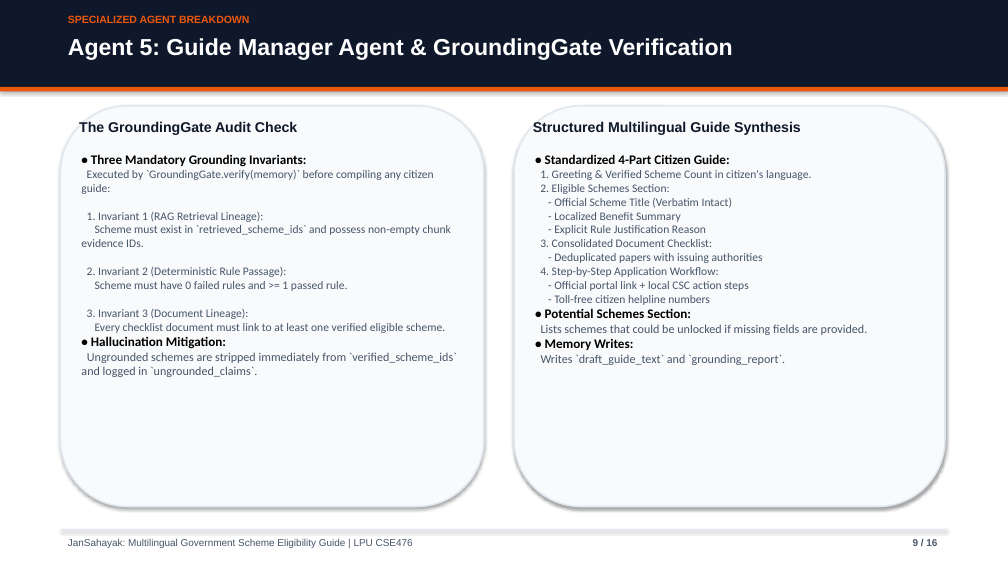
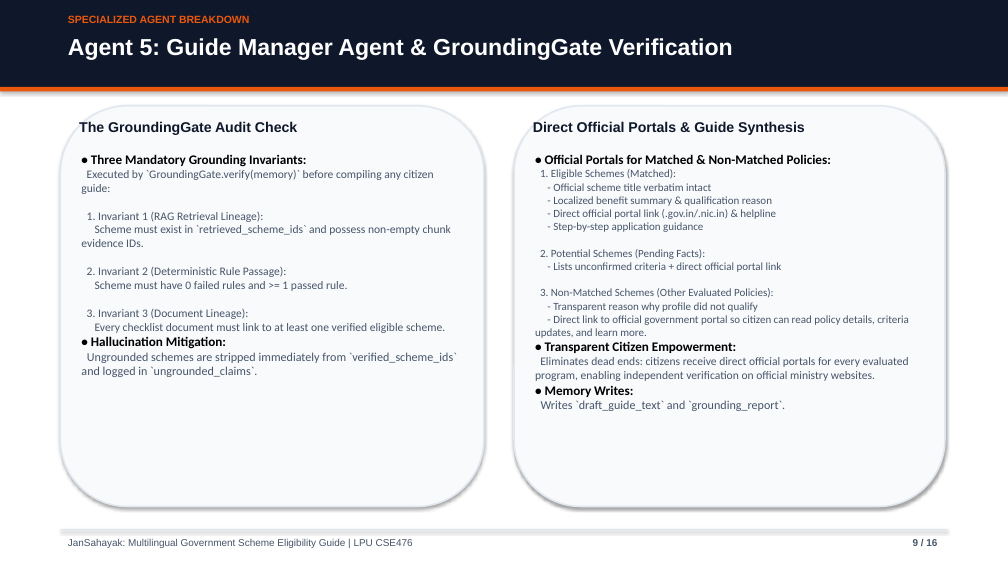
Before and after one commit to SudeepReddyEaga/JanSahayak, a slide deck: slide 9 of JanSahayak_Presentation.pptx. Drawn at 1008x567 pixels with LibreOffice and Linux fonts; fonts in the diff are those of the drawing. Boxes give left, top, right and bottom in pixels: in the first picture for what was removed or moved away, otherwise in the second. Text is boxed around its words. In the diff, an @@ line names an element or a change of style, - is before the commit and + after.

Commit message:
Provide direct official portal links for both matched and non-matched welfare policies

```diff
--- a/JanSahayak_Presentation.pptx
+++ b/JanSahayak_Presentation.pptx
@@ text at (533,121,805,135): text changed @@
-Structured Multilingual Guide Synthesis
+Direct Official Portals & Guide Synthesis
@@ text at (535,154,909,381): text changed; size 11 to 10.5 pt @@
-• Standardized 4-Part Citizen Guide:
-1. Greeting & Verified Scheme Count in citizen's language.
-2. Eligible Schemes Section:
-- Official Scheme Title (Verbatim Intact)
-- Localized Benefit Summary
-- Explicit Rule Justification Reason
-3. Consolidated Document Checklist:
-- Deduplicated papers with issuing authorities
-4. Step-by-Step Application Workflow:
-- Official portal link + local CSC action steps
-- Toll-free citizen helpline numbers
-• Potential Schemes Section:
-Lists schemes that could be unlocked if missing fields are provided.
+• Official Portals for Matched & Non-Matched Policies:
+1. Eligible Schemes (Matched):
+- Official scheme title verbatim intact
+- Localized benefit summary & qualification reason
+- Direct official portal link (.gov.in/.nic.in) & helpline
+- Step-by-step application guidance
+2. Potential Schemes (Pending Facts):
+- Lists unconfirmed criteria + direct official portal link
+3. Non-Matched Schemes (Other Evaluated Policies):
+- Transparent reason why profile did not qualify
+- Direct link to official government portal so citizen can read policy details, criteria updates, and learn more.
+• Transparent Citizen Empowerment:
+Eliminates dead ends: citizens receive direct official portals for every evaluated program, enabling independent verification on official ministry websites.
```
Also in this commit, not shown: 8 other files.
